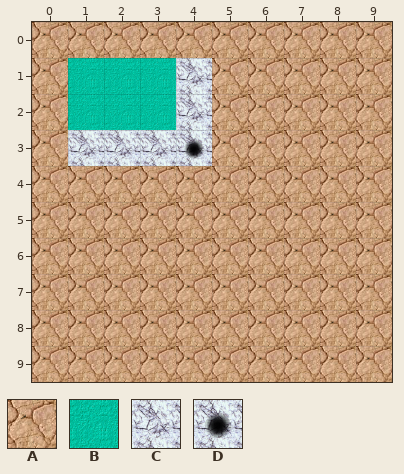
Two versions of a level (Tiled map, public/dragon/main_map.tmx). The picture above is the old version.
Cells are 64x64 px. Shown: x 0..9, y 0..9.
Key: from "tiles": A 0, B 1, C 2, D 4.
_ is an empty cell.
Layer "floor" before, first column x 0:
 0 AAAAAAAAAA
 1 ABBBCAAAAA
 2 ABBBCAAAAA
 3 ACCCDAAAAA
 4 AAAAAAAAAA
 5 AAAAAAAAAA
 6 AAAAAAAAAA
 7 AAAAAAAAAA
 8 AAAAAAAAAA
 9 AAAAAAAAAA
The result:
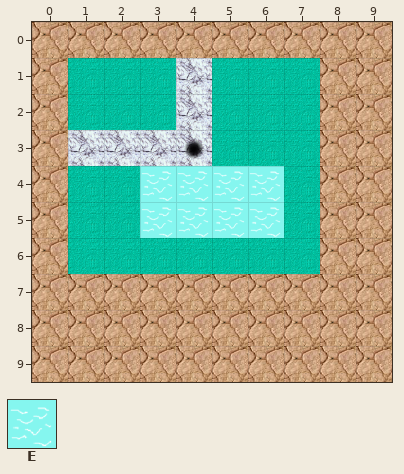
Further tiles: from "tiles": E 9.
Difference:
Changed rows in their new state; . is an unchanged cell.
Layer "floor":
first column x 1:
 1 ....BBB
 2 ....BBB
 3 ....BBB
 4 BBEEEEB
 5 BBEEEEB
 6 BBBBBBB
Boxes around the changes in both pictures, in picture pixels (x1, y1, x2, y2):
changed: (68, 58, 320, 274)
